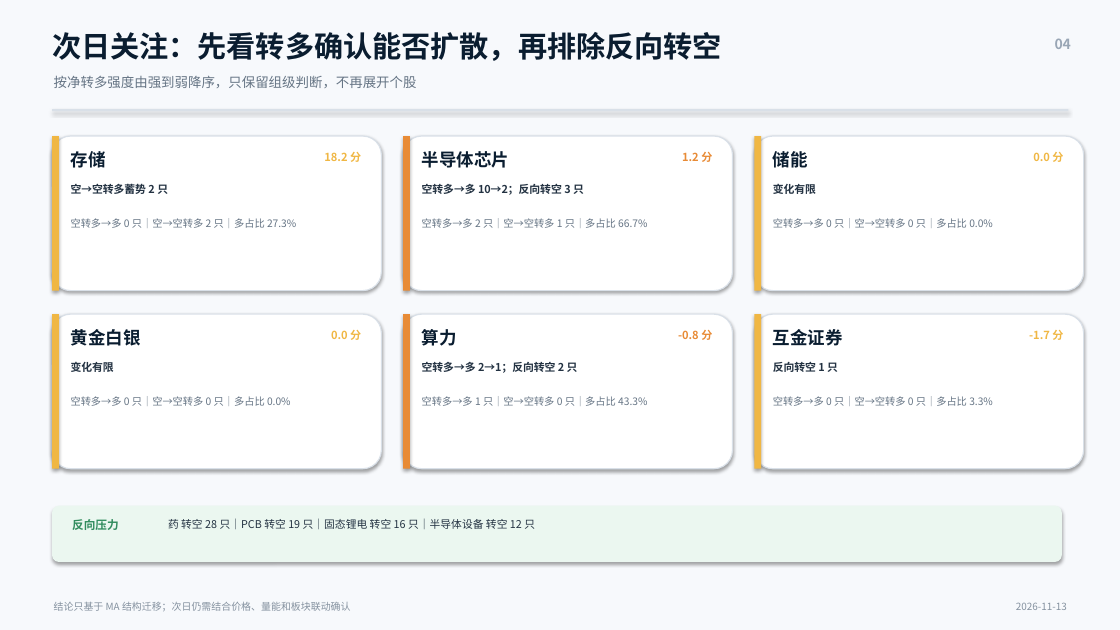
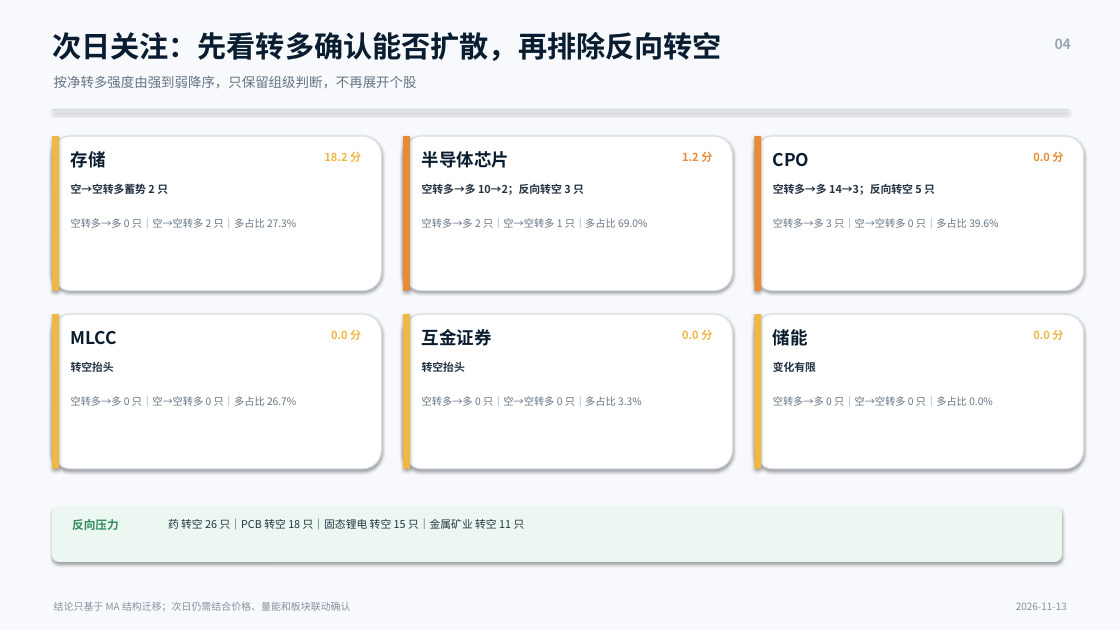
Before and after one commit to nancybhc/a-share-blast-lab, a slide deck: slide 4 of assets/多空阶段简报_2026-11-13.pptx. Drawn at 1120x630 pixels with LibreOffice and Linux fonts; fonts in the diff are those of the drawing. Boxes give left, top, right and bottom in pixels: in the first picture for what was removed or moved away, otherwise in the second. Text is boxed around its words. In the diff, an @@ line names an element or a change of style, - is before the commit and + after.

```diff
--- a/assets/多空阶段简报_2026-11-13.pptx
+++ b/assets/多空阶段简报_2026-11-13.pptx
@@ rectangle at [755,136,761,291]: fill #F0B744 to #E88B36 @@
@@ text at [773,153,810,167]: text changed @@
-储能
+CPO
@@ text "0.0 分" at [1033,152,1063,162]: text colour #F0B744 to #E88B36 @@
@@ text at [773,183,935,195]: text changed @@
-变化有限
+空转多→多 14→3；反向转空 5 只
@@ text at [422,218,647,228]: text changed @@
-空转多→多 2 只｜空→空转多 1 只｜多占比 66.7%
+空转多→多 2 只｜空→空转多 1 只｜多占比 69.0%
@@ text at [773,218,998,228]: text changed @@
-空转多→多 0 只｜空→空转多 0 只｜多占比 0.0%
+空转多→多 3 只｜空→空转多 0 只｜多占比 39.6%
@@ rectangle at [403,314,410,469]: fill #E88B36 to #F0B744 @@
@@ text at [422,329,492,346]: text changed @@
-算力
+互金证券
@@ text at [773,326,808,349]: text changed @@
-互金证券
+储能
@@ text at [71,331,118,345]: text changed @@
-黄金白银
+MLCC
@@ text at [682,330,712,340]: text changed; text colour #E88B36 to #F0B744 @@
--0.8 分
+0.0 分
@@ text at [1033,330,1063,340]: text changed @@
--1.7 分
+0.0 分
@@ text at [71,362,114,372]: text changed @@
-变化有限
+转空抬头
@@ text at [422,362,465,372]: text changed @@
-空转多→多 2→1；反向转空 2 只
+转空抬头
@@ text at [773,362,816,372]: text changed @@
-反向转空 1 只
+变化有限
@@ text at [71,396,296,406]: text changed @@
-空转多→多 0 只｜空→空转多 0 只｜多占比 0.0%
+空转多→多 0 只｜空→空转多 0 只｜多占比 26.7%
@@ text at [422,396,642,406]: text changed @@
-空转多→多 1 只｜空→空转多 0 只｜多占比 43.3%
+空转多→多 0 只｜空→空转多 0 只｜多占比 3.3%
@@ text at [773,396,993,406]: text changed @@
-空转多→多 0 只｜空→空转多 0 只｜多占比 3.3%
+空转多→多 0 只｜空→空转多 0 只｜多占比 0.0%
@@ text at [168,518,525,529]: text changed @@
-药 转空 28 只｜PCB 转空 19 只｜固态锂电 转空 16 只｜半导体设备 转空 12 只
+药 转空 26 只｜PCB 转空 18 只｜固态锂电 转空 15 只｜金属矿业 转空 11 只
```
Also in this commit, not shown: 3 other slides changed, 11 other files.
